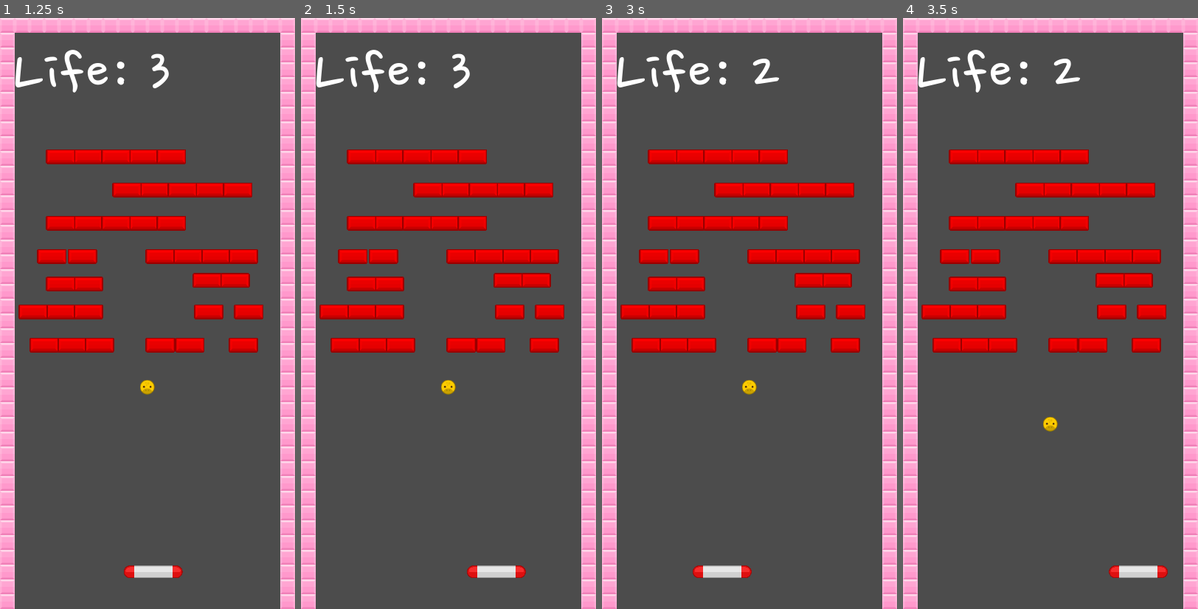
Above: before the commit, frames 1-4 (left to right).
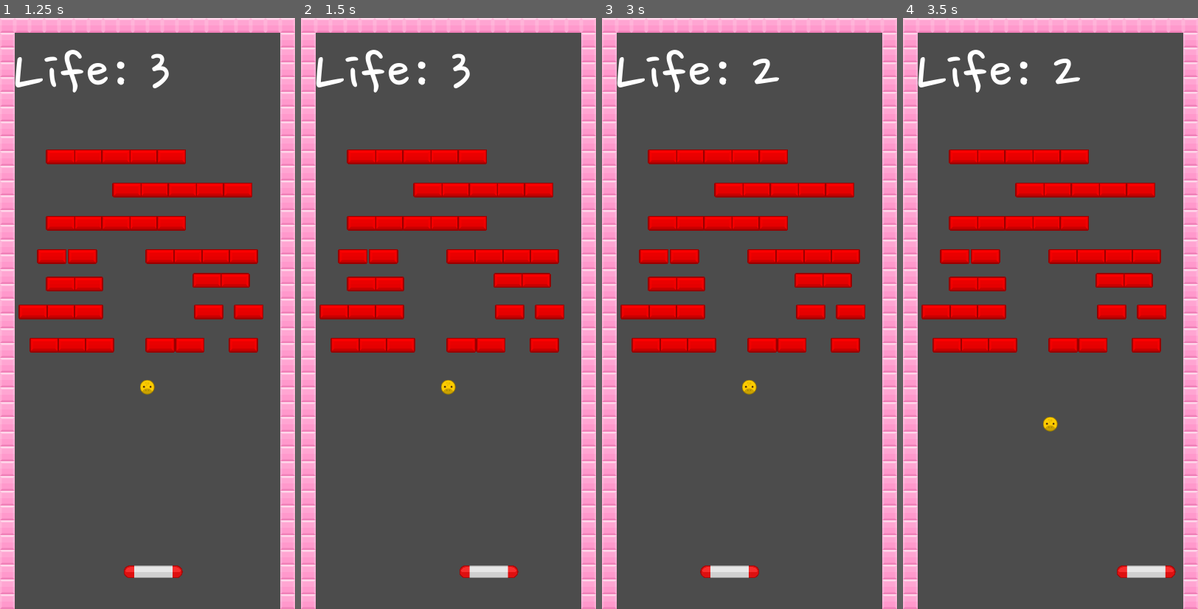
Above: after the commit, the same moments.

Repository: jeffreyhwang/godot-arkanoid-jam
Game: Godot game, scene res://TitleScreen.tscn
Same seed, same stepped clock (60 frames per second), same inputs: the game is played once before the commit and once after it.
Inputs (mouse positions are in pixels of both pictures, inside the frame that each line leads up to):
- Up to frame 1 (1.25 s): click "Start" at 0.5 s
- Up to frame 2 (1.5 s): tap Enter at 1.25 s; move the mouse to (513, 283) at 1.27 s; hold D (paddle_right) from 1.28 s (still down); click (513, 283) at 1.42 s
- Up to frame 3 (3 s): move the mouse to (690, 343) at 2.02 s; release D (paddle_right) at 2.03 s; hold A (paddle_left) 2.03-2.78 s; move the mouse to (779, 183) at 2.77 s; hold D (paddle_right) from 2.78 s (still down)
- Up to frame 4 (3.5 s): keep holding D (paddle_right)

Frame 1 is identical in both runs. In frame 2, 0.2% of the frame differs, in the area x 53-77%, y 92-95%; in frame 3, 0.2%; in frame 4, 0.2%, in the area x 69-93%, y 92-95%.
Error after the commit: Invalid call. Nonexistent function 'get_rect' in base 'Viewport'. (res://World.gd:22)

Commit message:
touch support

Diff:
--- a/Paddle.gd
+++ b/Paddle.gd
@@ -12,9 +12,6 @@
 # Called when the node enters the scene tree for the first time.
 func _ready():
 	pass # Replace with function body.
-
-func _input(event):
-	pass
 
 func _process(delta):
 	if Input.is_action_pressed("paddle_left"):
--- a/World.gd
+++ b/World.gd
@@ -7,6 +7,7 @@
 onready var camera = $Camera2D
 onready var particle_manager = $ParticleManager
 onready var reset_timer = $ResetTimer
+onready var paddle = $Paddle
 var rand = RandomNumberGenerator.new()
 var RANDOM_SHAKE_STRENGTH = 10
 var SHAKE_DECAY = 4
@@ -16,7 +17,14 @@
 var lives = 3
 onready var life_label = $LivesLabel
 
-
+func _unhandled_input(event):
+	if event is InputEventScreenTouch and event.pressed == true:
+		if (event.position.x < get_viewport().get_rect().size.width):
+			paddle.direction.x = -1
+		else:
+			paddle.direction.x = 1
+	else:
+		paddle.direction.x = 0
 # Called when the node enters the scene tree for the first time.
 func _ready():
 	rand.randomize()
